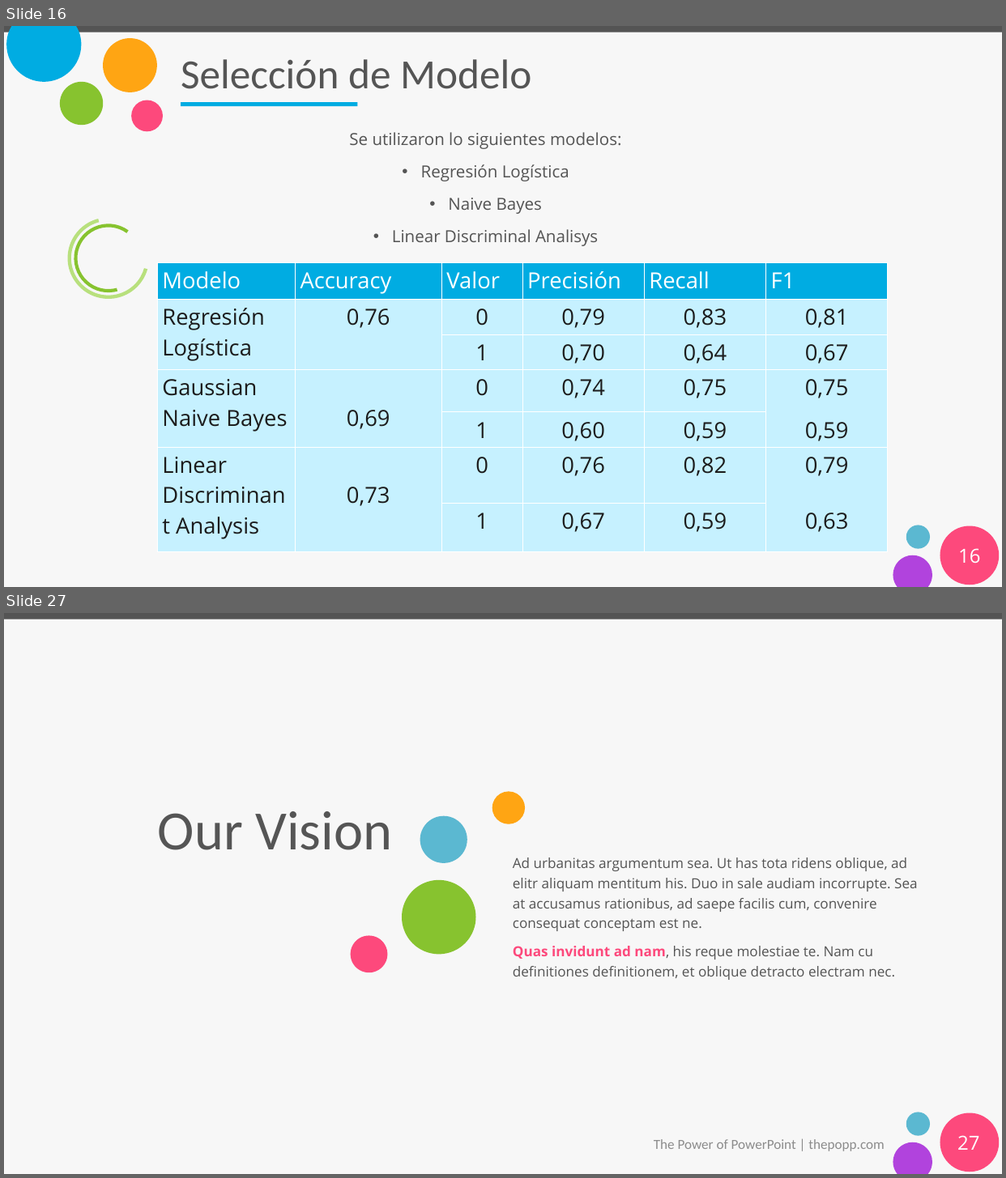
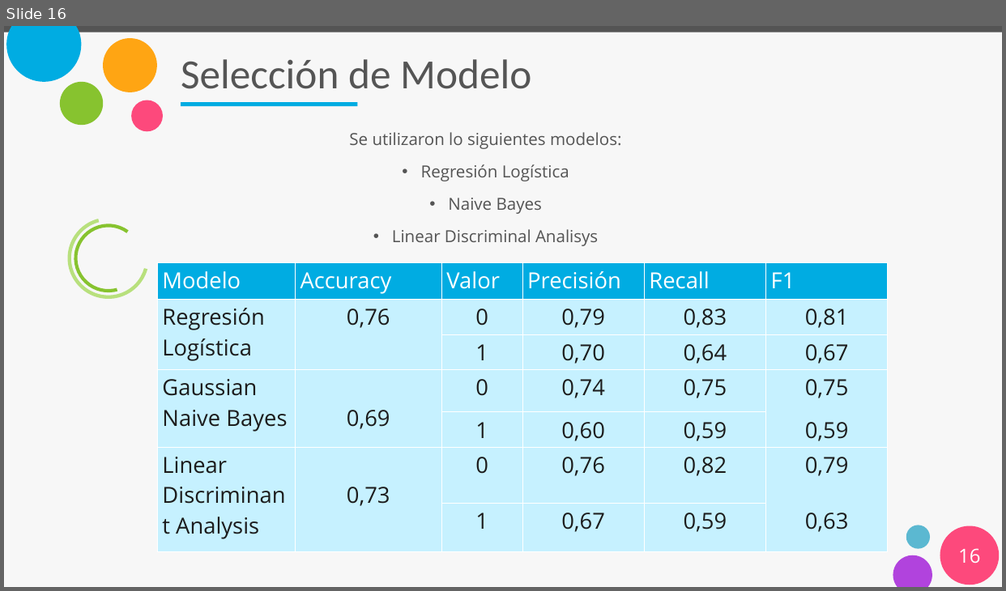
Before and after one commit to gp34446/desafio3, a slide deck: Presentación_desafio_3.pptx. Shown one above the other, each under a label of ours: slides 16 and 27 before the commit, slide 16 after it; the slides between them are not shown. The pictures are 1006x1178 and 1006x591 pixels, drawn with LibreOffice and Linux fonts; fonts in the diff are those of the drawing. Boxes give left, top, right and bottom in pixels: in the first picture for what was removed or moved away, otherwise in the second. Text is boxed around its words. In the diff, an @@ line names an element or a change of style, - is before the commit and + after.

```diff
--- a/Presentación_desafio_3.pptx
+++ b/Presentación_desafio_3.pptx
@@ slide 27 removed at <box>4,613,1002,1174</box>, background #F7F7F7; not listed: 4 template elements that a slide beside it also shows @@
@@ ellipse removed at <box>492,792,525,824</box> @@
@@ title removed at <box>158,811,392,850</box> @@
-Our Vision
@@ ellipse removed at <box>420,816,467,863</box> @@
@@ text removed at <box>513,858,918,980</box> @@
-Ad urbanitas argumentum sea. Ut has tota ridens oblique, ad elitr aliquam mentitum his. Duo in sale audiam incorrupte. Sea at accusamus rationibus, ad saepe facilis cum, convenire consequat conceptam est ne.
-Quas invidunt ad nam, his reque molestiae te. Nam cu definitiones definitionem, et oblique detracto electram nec.
@@ ellipse removed at <box>402,880,476,954</box> @@
@@ ellipse removed at <box>351,936,387,973</box> @@
@@ text removed at <box>654,1139,884,1152</box> @@
-The Power of PowerPoint | thepopp.com
@@ page number removed at <box>957,1135,979,1150</box> @@
-27
```
Also in this commit, not shown: 1 slide changed, 6 slides added, 80 other slides removed.
